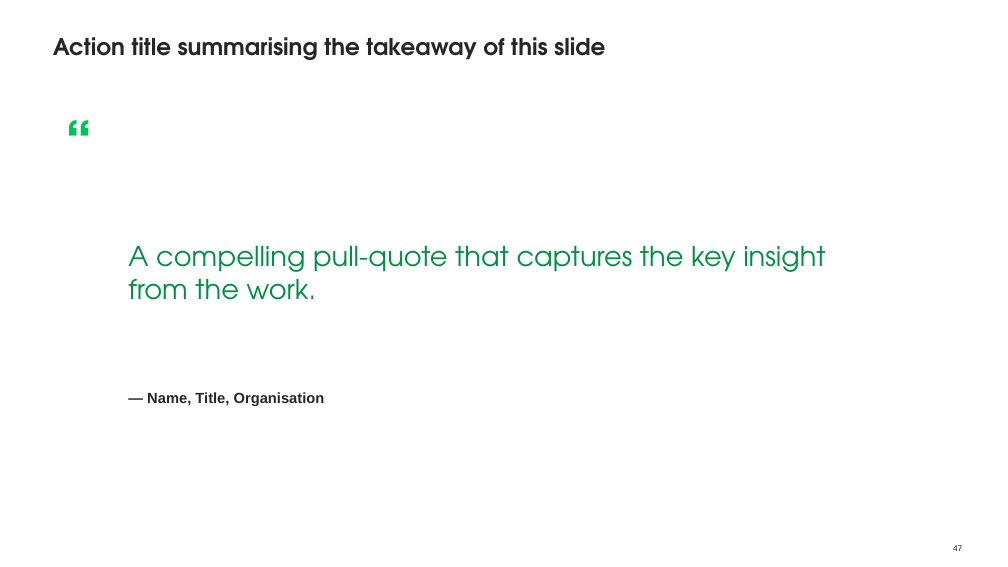
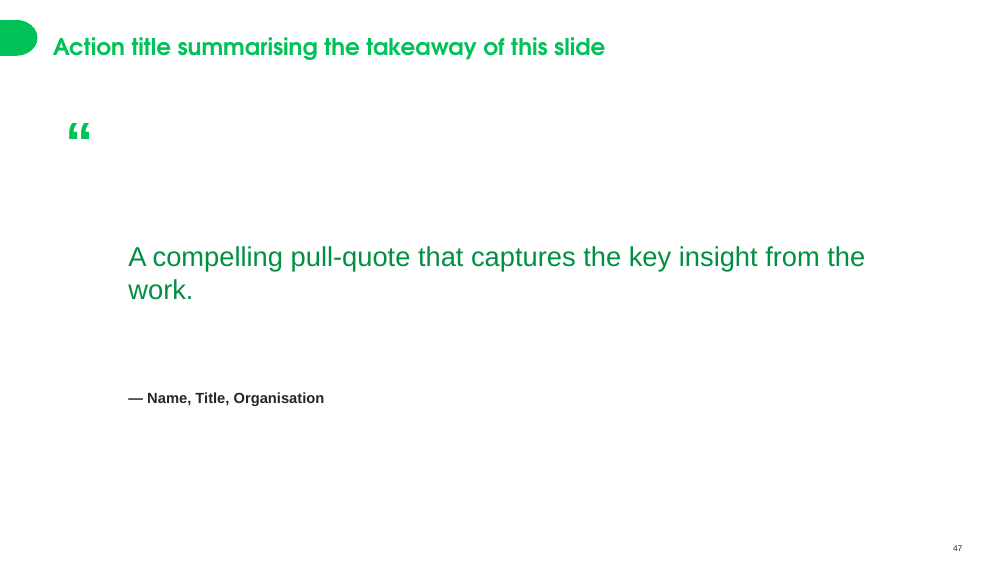
Before and after one commit to apatrem/jayson-docs, a slide deck: slide 47 of templates/report.master.pptx. Drawn at 1008x567 pixels with LibreOffice and Linux fonts; fonts in the diff are those of the drawing. Boxes give left, top, right and bottom in pixels: in the first picture for what was removed or moved away, otherwise in the second. Text is boxed around its words. In the diff, an @@ line names an element or a change of style, - is before the commit and + after.

```diff
--- a/templates/report.master.pptx
+++ b/templates/report.master.pptx
@@ pie slice (boxed as its full ellipse) removed at [0, 20, 37, 55] @@
@@ rectangle removed at [0, 20, 16, 55] @@
@@ pie slice (boxed as its full ellipse) added at [0, 20, 37, 55], fill #00C259, outline #00C259 1 pt @@
@@ rectangle added at [0, 20, 16, 55], fill #00C259, outline #00C259 1 pt @@
@@ text "Action title summarising the takeaway ..." at [53, 37, 605, 60]: text colour #262626 to #00C259 @@
@@ text "“" at [53, 113, 106, 166]: font TeX Gyre Adventor to Arial @@
@@ text "A compelling pull-quote that captures ..." at [128, 246, 865, 300]: font TeX Gyre Adventor to Arial @@
```
Also in this commit, not shown: 23 other slides changed, 3 other files.
